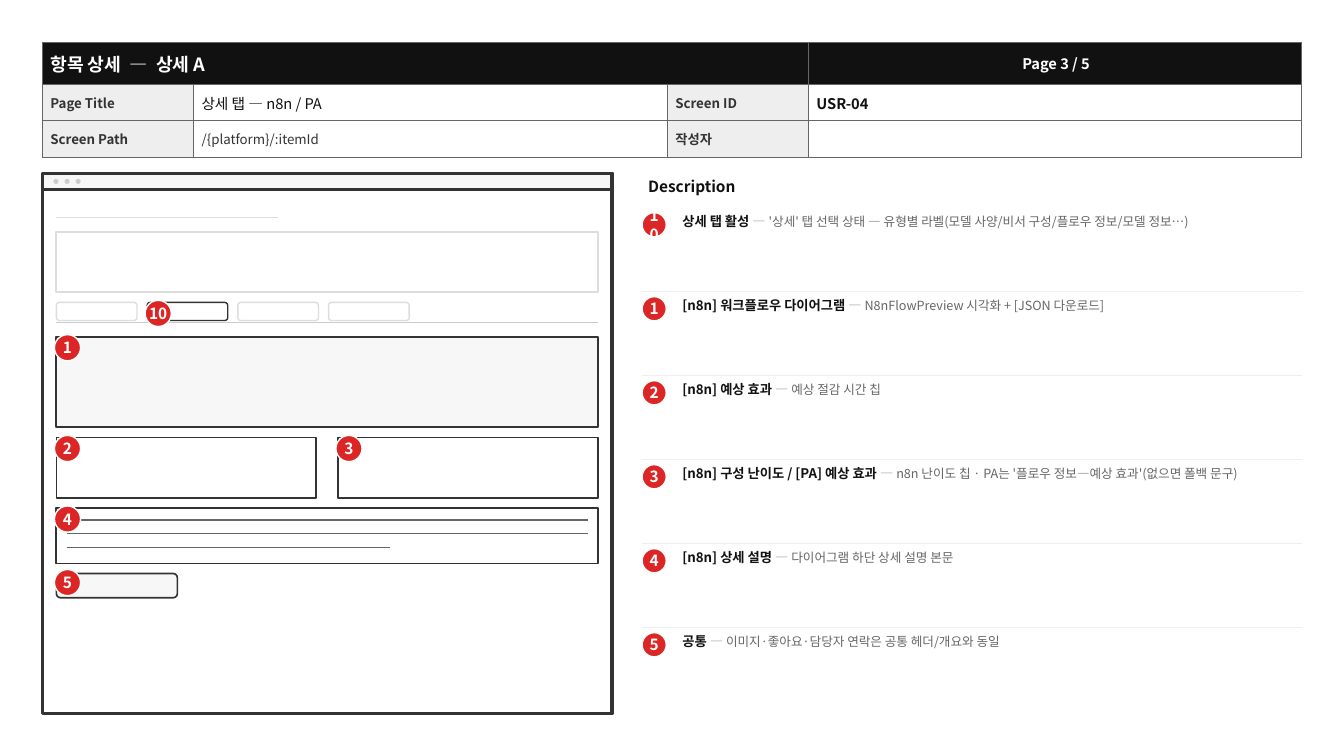
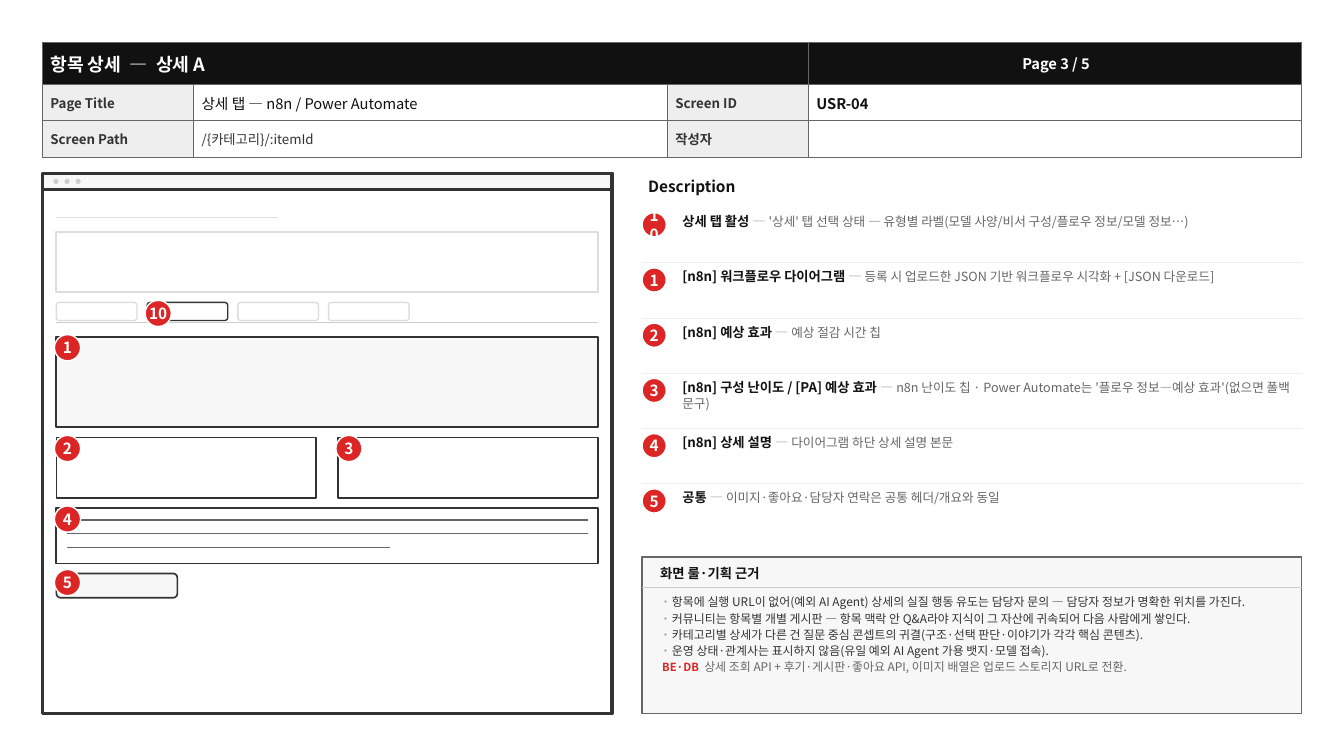
Before and after one commit to BaeNerd/Workspace, a slide deck: slide 10 of axplatform/docs/screen-specs/user-screens.pptx. Drawn at 1344x756 pixels with LibreOffice and Linux fonts; fonts in the diff are those of the drawing. Boxes give left, top, right and bottom in pixels: in the first picture for what was removed or moved away, otherwise in the second. Text is boxed around its words. In the diff, an @@ line names an element or a change of style, - is before the commit and + after.

```diff
--- a/axplatform/docs/screen-specs/user-screens.pptx
+++ b/axplatform/docs/screen-specs/user-screens.pptx
@@ table at <box>42,42,1302,157</box> @@
-row 2, column 2: 상세 탭 — n8n / PA
+row 2, column 2: 상세 탭 — n8n / Power Automate
-row 3, column 2: /{platform}/:itemId
+row 3, column 2: /{카테고리}/:itemId
@@ ellipse "1": place and size @@
-ellipse "1" at <box>642,296,666,321</box>
+ellipse "1" at <box>642,268,666,292</box>
@@ line moved from (642, 291) - (1302, 291) to (642, 263) - (1302, 263) @@
@@ text at <box>682,270,1215,284</box>: text changed @@
-[n8n] 워크플로우 다이어그램 — N8nFlowPreview 시각화 + [JSON 다운로드]
+[n8n] 워크플로우 다이어그램 — 등록 시 업로드한 JSON 기반 워크플로우 시각화 + [JSON 다운로드]
@@ ellipse "2": place and size @@
-ellipse "2" at <box>642,381,666,405</box>
+ellipse "2" at <box>642,324,666,348</box>
@@ line moved from (642, 376) - (1302, 376) to (642, 319) - (1302, 319) @@
@@ text "[n8n] 예상 효과 — 예상 ...": place and size @@
-text "[n8n] 예상 효과 — 예상 ..." at <box>682,383,881,397</box>
+text "[n8n] 예상 효과 — 예상 ..." at <box>682,326,881,340</box>
@@ ellipse "3": place and size @@
-ellipse "3" at <box>642,465,666,489</box>
+ellipse "3" at <box>642,378,666,402</box>
@@ line moved from (642, 460) - (1302, 460) to (642, 373) - (1302, 373) @@
@@ text at <box>682,381,1290,411</box>: text changed @@
-[n8n] 구성 난이도 / [PA] 예상 효과 — n8n 난이도 칩 · PA는 '플로우 정보—예상 효과'(없으면 폴백 문구)
+[n8n] 구성 난이도 / [PA] 예상 효과 — n8n 난이도 칩 · Power Automate는 '플로우 정보—예상 효과'(없으면 폴백 문구)
@@ ellipse "4": place and size @@
-ellipse "4" at <box>642,548,666,573</box>
+ellipse "4" at <box>642,434,666,458</box>
@@ line moved from (642, 543) - (1302, 543) to (642, 429) - (1302, 429) @@
@@ text "[n8n] 상세 설명 — 다이어그램 ...": place and size @@
-text "[n8n] 상세 설명 — 다이어그램 ..." at <box>682,551,953,565</box>
+text "[n8n] 상세 설명 — 다이어그램 ..." at <box>682,436,953,450</box>
@@ ellipse "5": place and size @@
-ellipse "5" at <box>642,633,666,657</box>
+ellipse "5" at <box>642,489,666,513</box>
@@ line moved from (642, 628) - (1302, 628) to (642, 484) - (1302, 484) @@
@@ text "공통 — 이미지·좋아요·담당자 연락은 공통 ...": place and size @@
-text "공통 — 이미지·좋아요·담당자 연락은 공통 ..." at <box>682,635,1000,648</box>
+text "공통 — 이미지·좋아요·담당자 연락은 공통 ..." at <box>682,491,1000,504</box>
@@ rectangle added at <box>642,558,1302,714</box>, fill #F7F7F7, outline #666666 1 pt @@
@@ text added at <box>660,566,759,580</box>, 9.5 pt, text #111111, bold @@
+화면 룰·기획 근거
@@ line added from (642, 588) to (1302, 588), #CCCCCC 1 pt @@
@@ text added at <box>662,596,1245,673</box>, 8.5 pt, text #333333 @@
+· 항목에 실행 URL이 없어(예외 AI Agent) 상세의 실질 행동 유도는 담당자 문의 — 담당자 정보가 명확한 위치를 가진다.
+· 커뮤니티는 항목별 개별 게시판 — 항목 맥락 안 Q&A라야 지식이 그 자산에 귀속되어 다음 사람에게 쌓인다.
+· 카테고리별 상세가 다른 건 질문 중심 콘셉트의 귀결(구조·선택 판단·이야기가 각각 핵심 콘텐츠).
+· 운영 상태·관계사는 표시하지 않음(유일 예외 AI Agent 가용 뱃지·모델 접속).
+BE·DB 상세 조회 API + 후기·게시판·좋아요 API, 이미지 배열은 업로드 스토리지 URL로 전환.
```
Also in this commit, not shown: 22 other slides changed, 6 other files.
